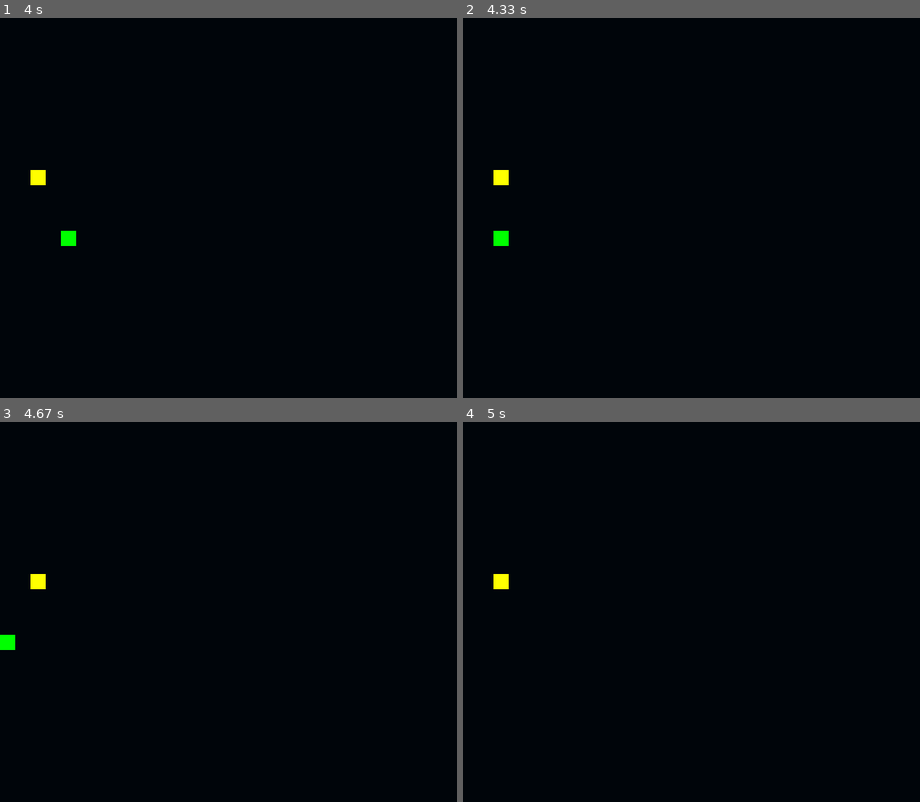
Above: before the commit, frames 1-4 (two rows, left to right).
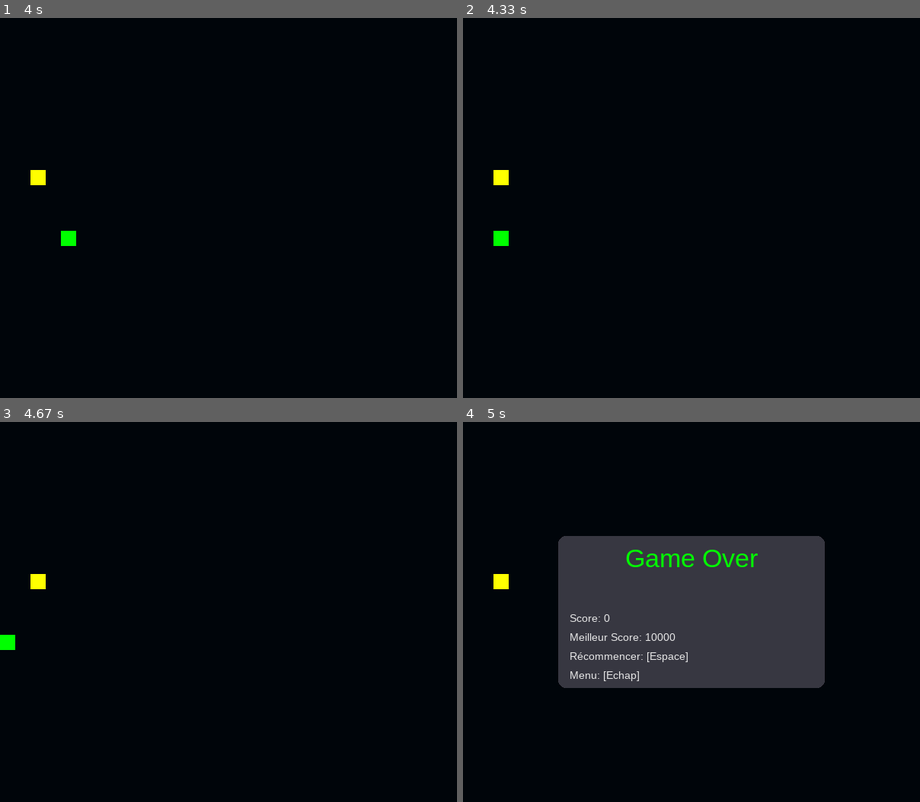
Above: after the commit, the same moments.

Repository: Yt027/Test-Projects
Game: pygame game, started from Python/Snake/main.py
The game is run twice, just before and just after one commit, with the same random seed, the same clock (stepped at 60 frames per second) and the same inputs.
Inputs:
- Up to frame 1 (4 s): tap Space at 0.33 s; hold Left 0.67-1.2 s; hold Down 1.23-1.65 s; hold Left 1.68-2.13 s; hold Up 2.17-2.62 s; hold Right 2.65-3.28 s; hold Down 3.32-3.77 s; hold Left from 3.8 s (still down)
- Up to frame 2 (4.33 s): release Left at 4.27 s; hold Right from 4.3 s (still down)
- Up to frame 3 (4.67 s): keep holding Right
- Up to frame 4 (5 s): release Right at 4.77 s

Frames 1-3 are identical in both runs. In frame 4, 23% of the frame differs, in the area x 20-80%, y 30-70%.

Commit message:
Updated rules: snake can't walk trough walls

Diff:
--- a/Python/Snake/main.py
+++ b/Python/Snake/main.py
@@ -68,12 +68,19 @@
 
         if direction == "r":
             headX += bloc
+            if headX == screen.get_width(): game_over = True
+
         elif direction == "l":
             headX -= bloc
+            if headX == -bloc: game_over = True
+
         elif direction == "u":
             headY -= bloc
+            if headY == -bloc: game_over = True
+
         elif direction == "d":
             headY += bloc
+            if headY == screen.get_height(): game_over = True
 
         head = {
                 "x": headX,
